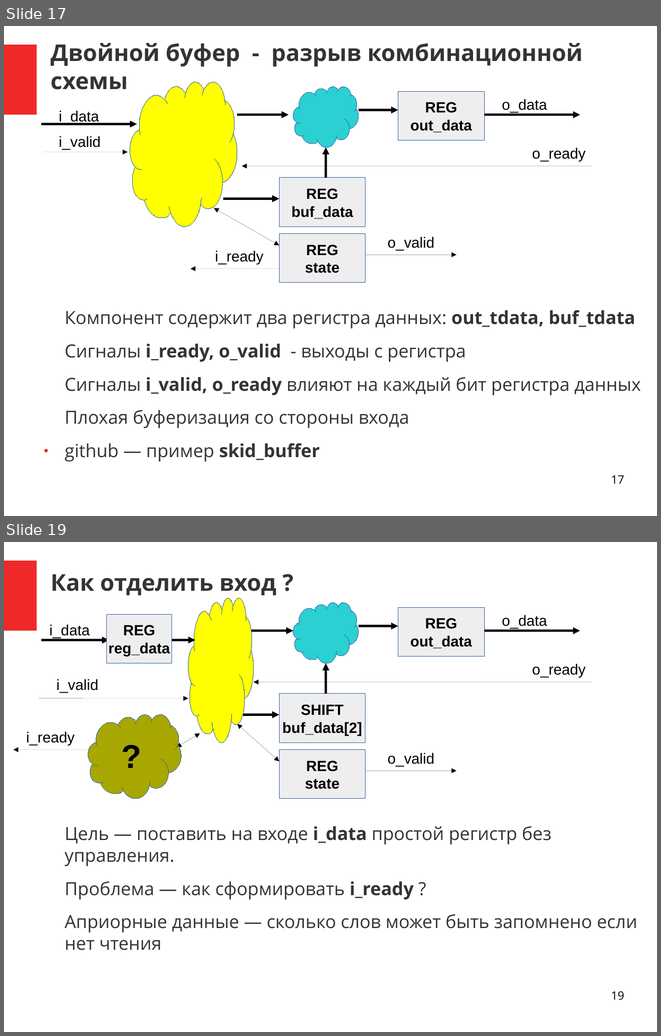
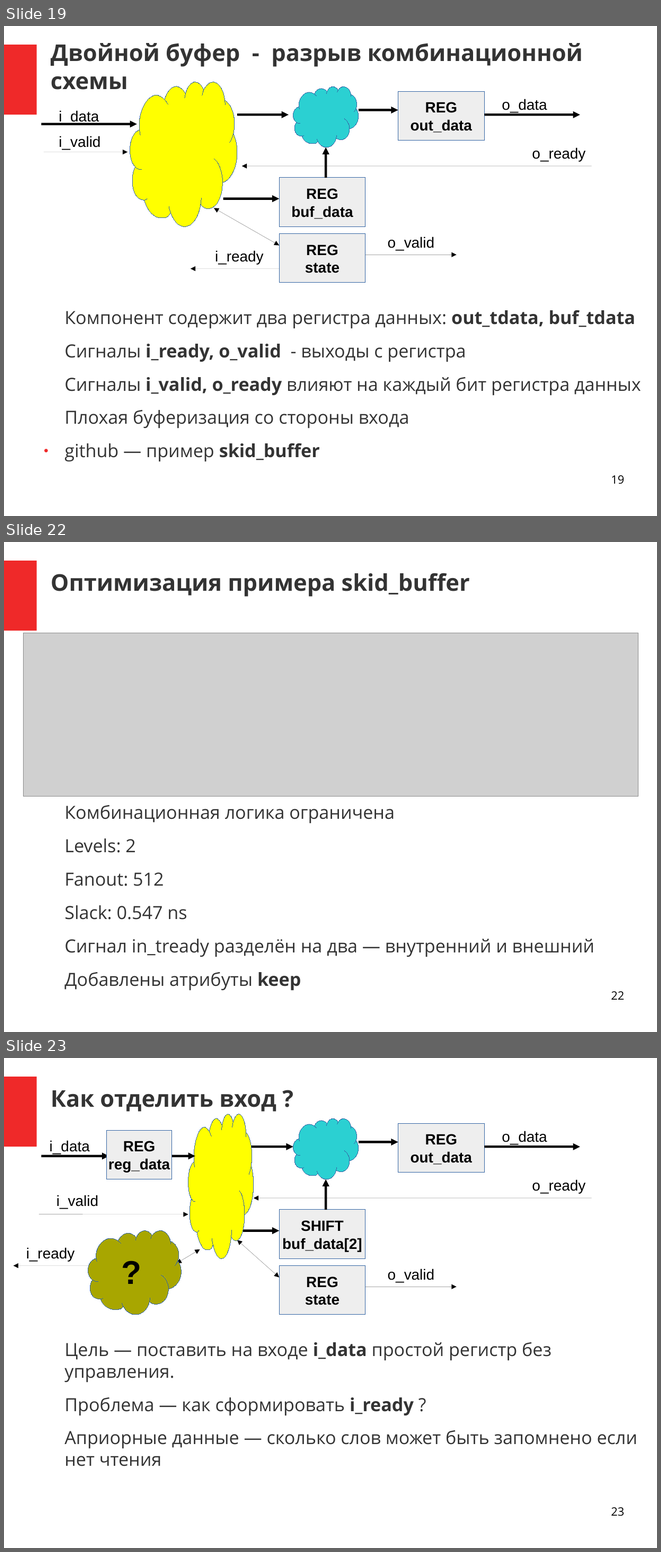
Before and after one commit to DigitalDesignSchool/2021dev, a slide deck: examples/presentation/pr_1.odp. Shown one above the other, each under a label of ours: slides 17 and 19 before the commit, slides 19, 22 and 23 after it; the slides between them are not shown. The pictures are 661x1036 and 661x1552 pixels, drawn with LibreOffice and Linux fonts; fonts in the diff are those of the drawing; grey boxes stand for pictures. Boxes give left, top, right and bottom in pixels: in the first picture for what was removed or moved away, otherwise in the second. Text is boxed around its words. In the diff, an @@ line names an element or a change of style, - is before the commit and + after.

Commit message:
Add double_buffer

```diff
--- a/examples/presentation/pr_1.odp
+++ b/examples/presentation/pr_1.odp
@@ slide 22 added at <box>4,542,657,1032</box>, background #FFFFFF; not listed: 1 template element that a slide beside it also shows @@
@@ title added at <box>51,573,470,597</box>, 28 pt, text #333333, bold @@
+Оптимизация примера skid_buffer
@@ picture added at <box>23,633,638,796</box> @@
@@ text added at <box>64,805,594,990</box>, 22 pt, text #333333 @@
+Комбинационная логика ограничена
+Levels: 2
+Fanout: 512
+Slack: 0.547 ns
+Сигнал in_tready разделён на два — внутренний и внешний
+Добавлены атрибуты keep
@@ page number added at <box>611,991,624,999</box>, 14 pt, text #000000 @@
+22
@@ what was slide 17 is now slide 19 @@
@@ page number at <box>611,475,624,484</box>: text changed @@
-17
+19
@@ what was slide 19 is now slide 23 @@
@@ page number at <box>611,1507,624,1516</box>: text changed @@
-19
+23
```
Also in this commit, not shown: 6 slides changed, 5 other slides added, 22 other files.
